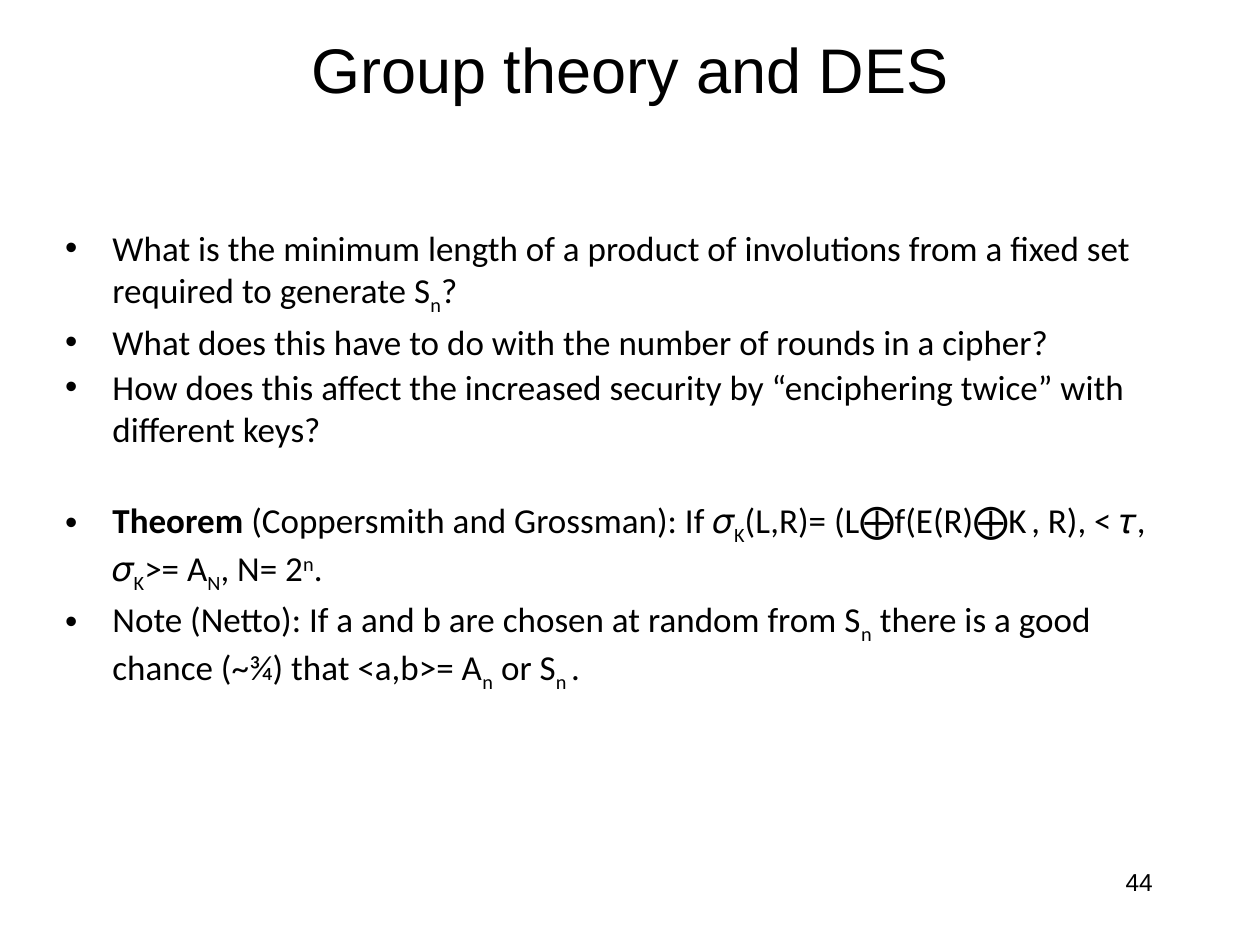
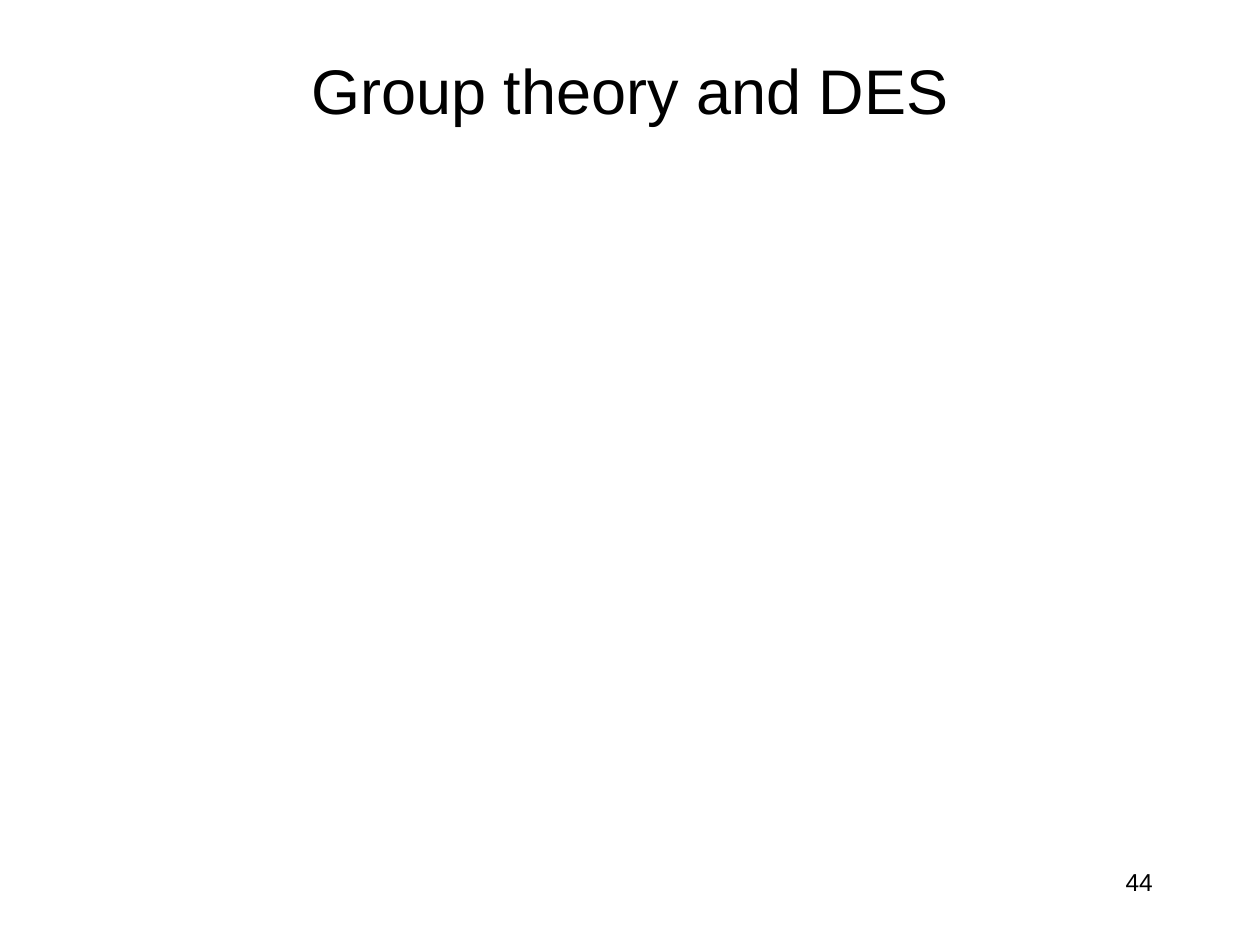
Before and after one commit to jlmucb/class_notes, a slide deck: slide 44 of BerkeleyClass/CS290Spring2013/Lectures/Cryptoclass3.pptx. Drawn at 1260x945 pixels with LibreOffice and Linux fonts; fonts in the diff are those of the drawing; grey boxes stand for pictures. Boxes give left, top, right and bottom in pixels: in the first picture for what was removed or moved away, otherwise in the second. Text is boxed around its words. In the diff, an @@ line names an element or a change of style, - is before the commit and + after.

```diff
--- a/BerkeleyClass/CS290Spring2013/Lectures/Cryptoclass3.pptx
+++ b/BerkeleyClass/CS290Spring2013/Lectures/Cryptoclass3.pptx
@@ title "Group theory and DES": place and size @@
-title "Group theory and DES" at <box>311,47,948,104</box>
+title "Group theory and DES" at <box>311,68,948,125</box>
@@ text removed at <box>112,236,1137,685</box> @@
-• What is the minimum length of a product of involutions from a fixed set required to generate Sn?
-• What does this have to do with the number of rounds in a cipher?
-• How does this affect the increased security by “enciphering twice” with different keys?
-• Theorem (Coppersmith and Grossman): If 𝜎K(L,R)= (L⨁f(E(R)⨁K , R), < 𝜏, 𝜎K>= AN, N= 2n.
-• Note (Netto): If a and b are chosen at random from Sn there is a good chance (~¾) that <a,b>= An or Sn .
```
Also in this commit, not shown: 24 other slides changed, 1 other file.
